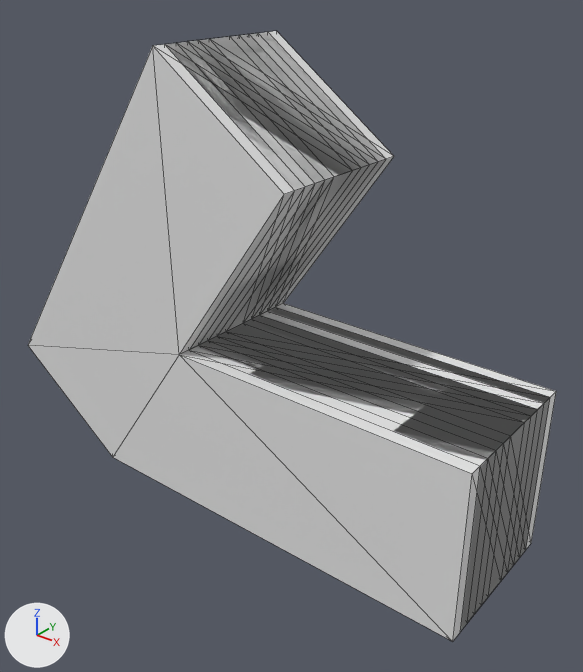
One commit to the OBJ model Reference Files/Final_Model.obj: the scene before it, then after it.
Before and after are seen from a 50 mm lens placed at (310.0, -342.0, 170.0), pointed at (68.0, -39.0, -17.0). Arrows for +X, +Y and +Z are at lower left; the lights stay in place. Mesh edges are drawn as thin lines. Where no turn or scale is listed for an object, it has been applied to the vertices.

Objects in the first picture: 'Final_Model'.
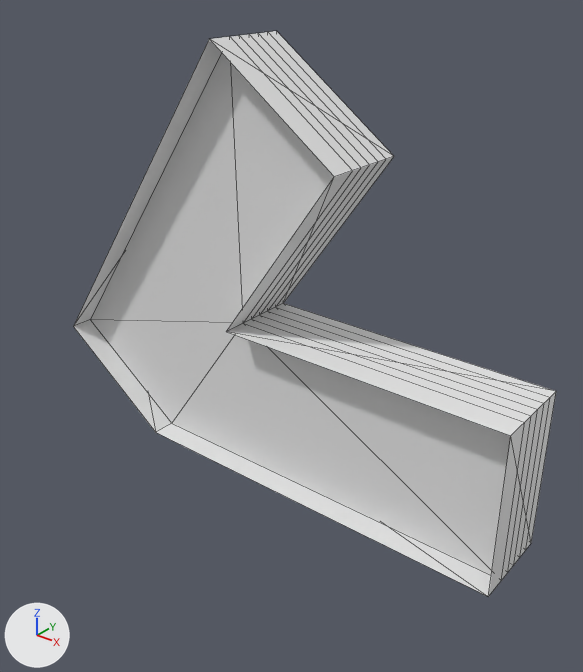
Changed parts and their boxes (x1, y1, x2, y2) in the pictures (583 x 672 px):
'Final_Model', reshaped (9% narrower, 7% shorter)
    before: (28, 31, 556, 641)
    after: (73, 31, 556, 597)
part 1 of me_final_model, deleted
    before: (28, 32, 550, 641)

The change in detail:
me_final_model is used by ob_final_model.
me_final_model had 84 vertices, 144 faces and spanned x -111.0..198.0, y -86.0..0.0, z -114.0..130.0.
me_final_model now has 49 vertices, 44 faces and spans x -111.0..198.0, y -50.0..0.0, z -114.0..130.0.
Part 1, on me_final_model:
35 vertices are removed from x -111.0..198.0, y -86.0..-57.0, z -114.0..130.0.
100 faces are deleted.
